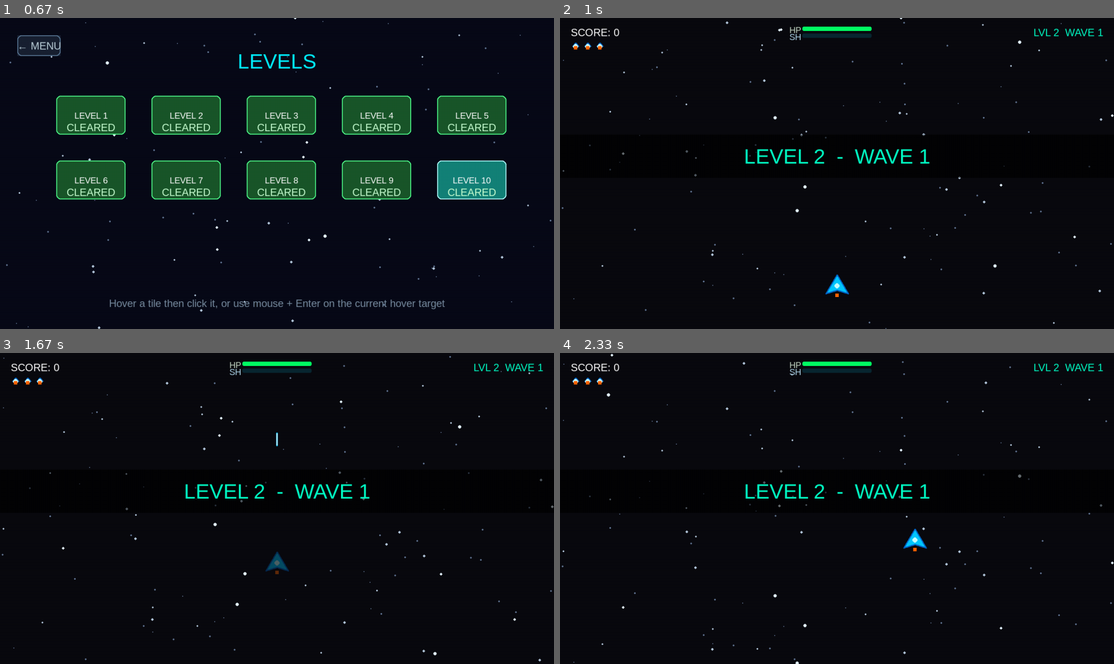
Above: before the commit, frames 1-4 (two rows, left to right).
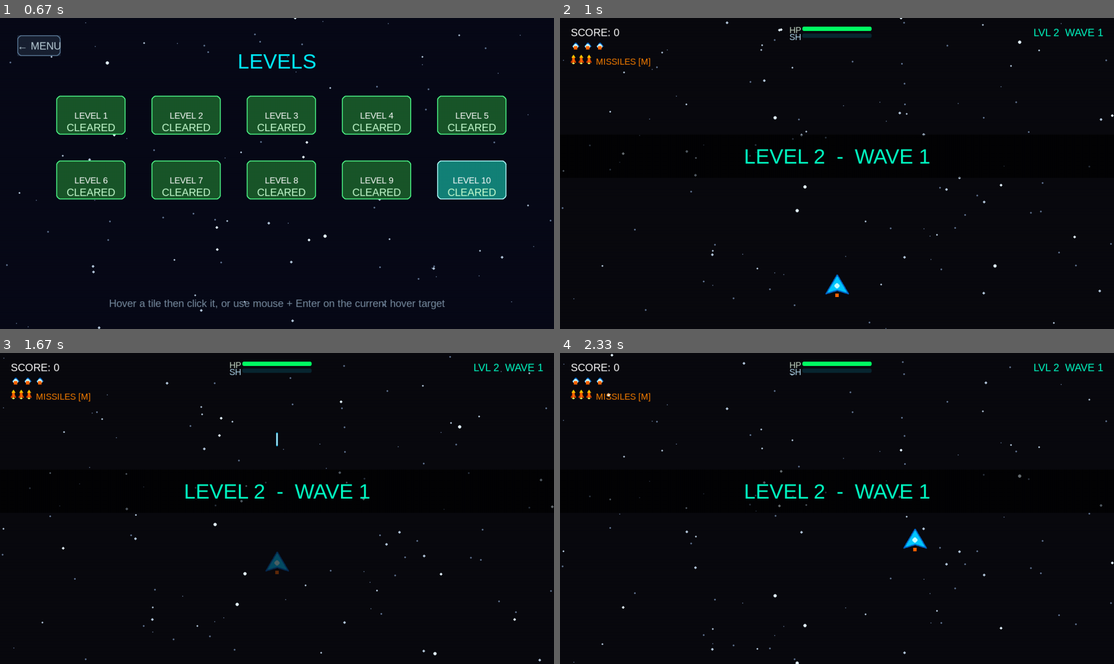
Above: after the commit, the same moments.

Repository: abdulqudoos181005/learning_pygame
Game: pygame game, started from src/game.py
The game is run twice, just before and just after one commit, with the same random seed, the same clock (stepped at 60 frames per second) and the same inputs.
Inputs (mouse positions are in pixels of both pictures, inside the frame that each line leads up to):
- Up to frame 1 (0.67 s): tap Enter at 0.33 s
- Up to frame 2 (1 s): click "LEVEL 2" at 0.72 s
- Up to frame 3 (1.67 s): tap Space at 1 s; hold Up from 1.33 s (still down); move the mouse to (277, 530) at 1.37 s
- Up to frame 4 (2.33 s): release Up at 1.8 s; hold Right from 1.88 s (still down); move the mouse to (704, 511) at 1.92 s

Frame 1 is identical in both runs. In frame 2, 0.2% of the frame differs, in the area x 1-17%, y 11-16%; in frame 3, 0.2%; in frame 4, 0.2%.

Commit message:
QA changes

Diff:
--- a/src/states.py
+++ b/src/states.py
@@ -416,6 +416,7 @@
         self.player_group.add(self.player)
         self.all_sprites.add(self.player)
         self.player.base_laser_tier = self._laser_tier_for_level(self.selected_level)
+        self.player.missile_count = 3
         self.player.activate_invincibility(4.0)
         self.asteroid_timer = 1.5
 
